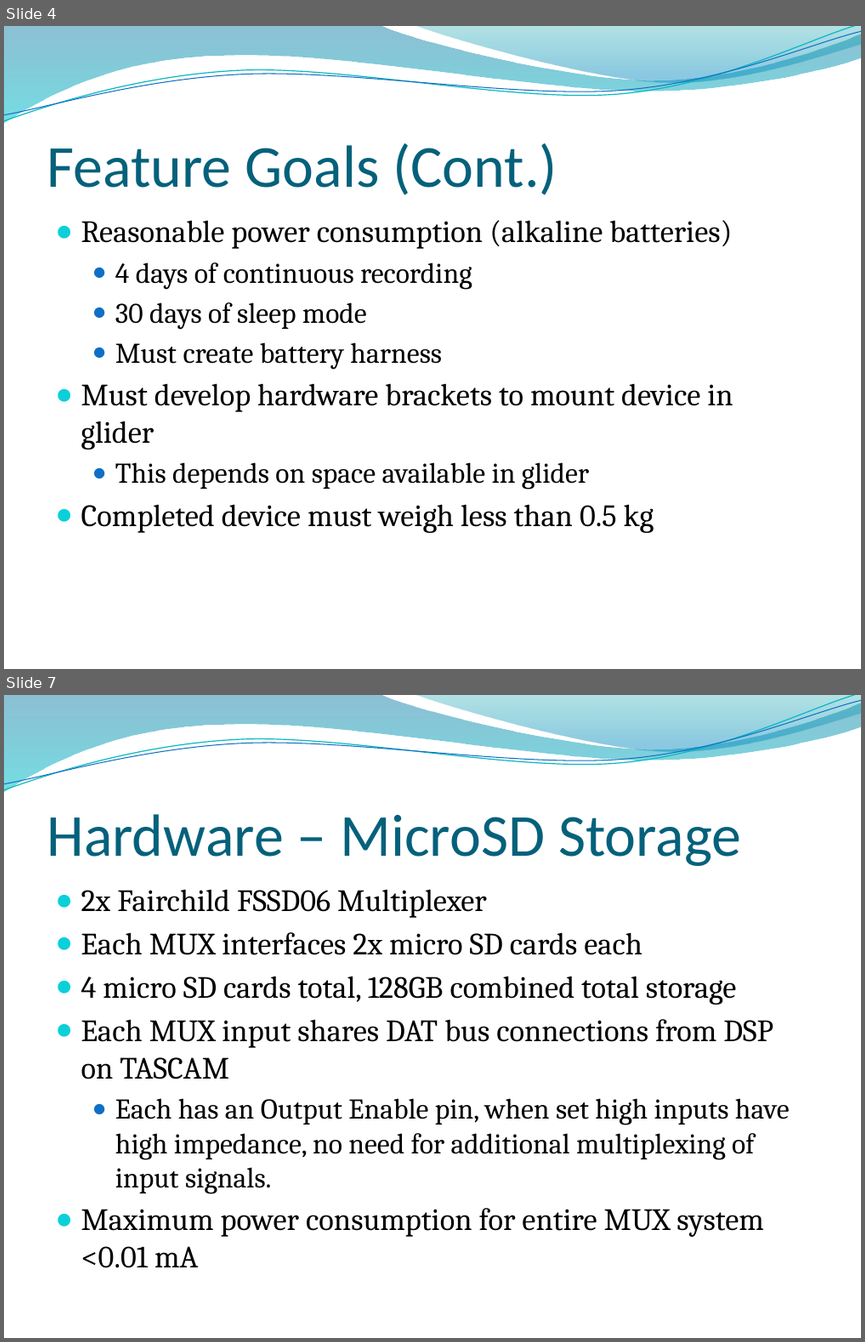
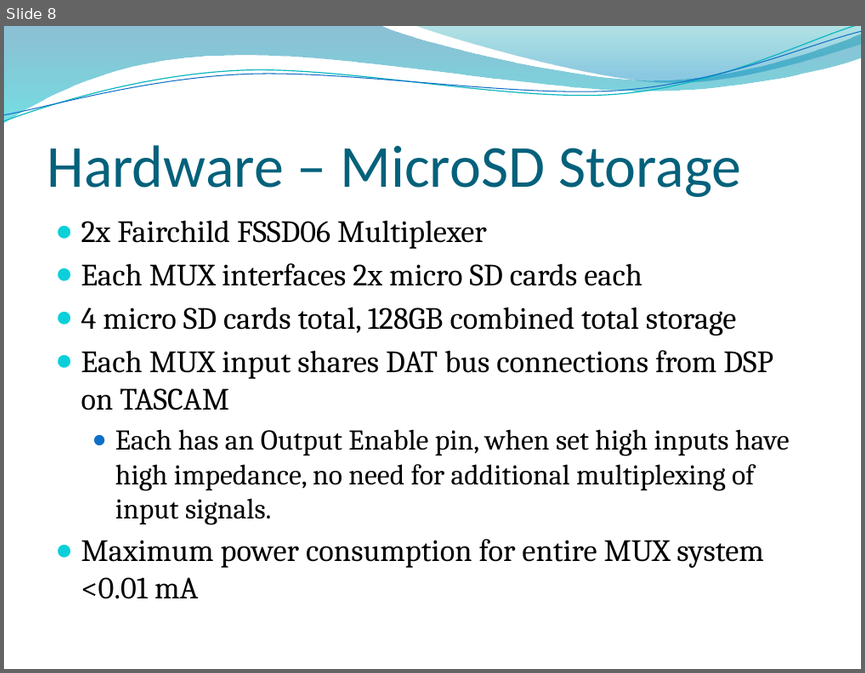
Before and after one commit to chelseathroop/UUVCapstone, a slide deck: CapstoneAssignments/CapstoneProposal.pptx. Shown one above the other, each under a label of ours: slides 4 and 7 before the commit, slide 8 after it; the slides between them are not shown. The pictures are 865x1342 and 865x673 pixels, drawn with LibreOffice and Linux fonts; fonts in the diff are those of the drawing; background and template pictures are left out. Boxes give left, top, right and bottom in pixels: in the first picture for what was removed or moved away, otherwise in the second. Text is boxed around its words. In the diff, an @@ line names an element or a change of style, - is before the commit and + after.

```diff
--- a/CapstoneAssignments/CapstoneProposal.pptx
+++ b/CapstoneAssignments/CapstoneProposal.pptx
@@ slide 4 removed at bbox=[4, 26, 861, 669], background picture (left out); not listed: 4 template elements that a slide beside it also shows @@
@@ title removed at bbox=[46, 143, 557, 195] @@
-Feature Goals (Cont.)
@@ text removed at bbox=[81, 220, 732, 533] @@
-● Reasonable power consumption (alkaline batteries)
-  ● 4 days of continuous recording
-  ● 30 days of sleep mode
-  ● Must create battery harness
-● Must develop hardware brackets to mount device in glider
-  ● This depends on space available in glider
-● Completed device must weigh less than 0.5 kg
@@ what was slide 7 is now slide 8 @@
```
Also in this commit, not shown: 6 slides changed, 5 slides added, 1 other slide removed, 1 other file.
